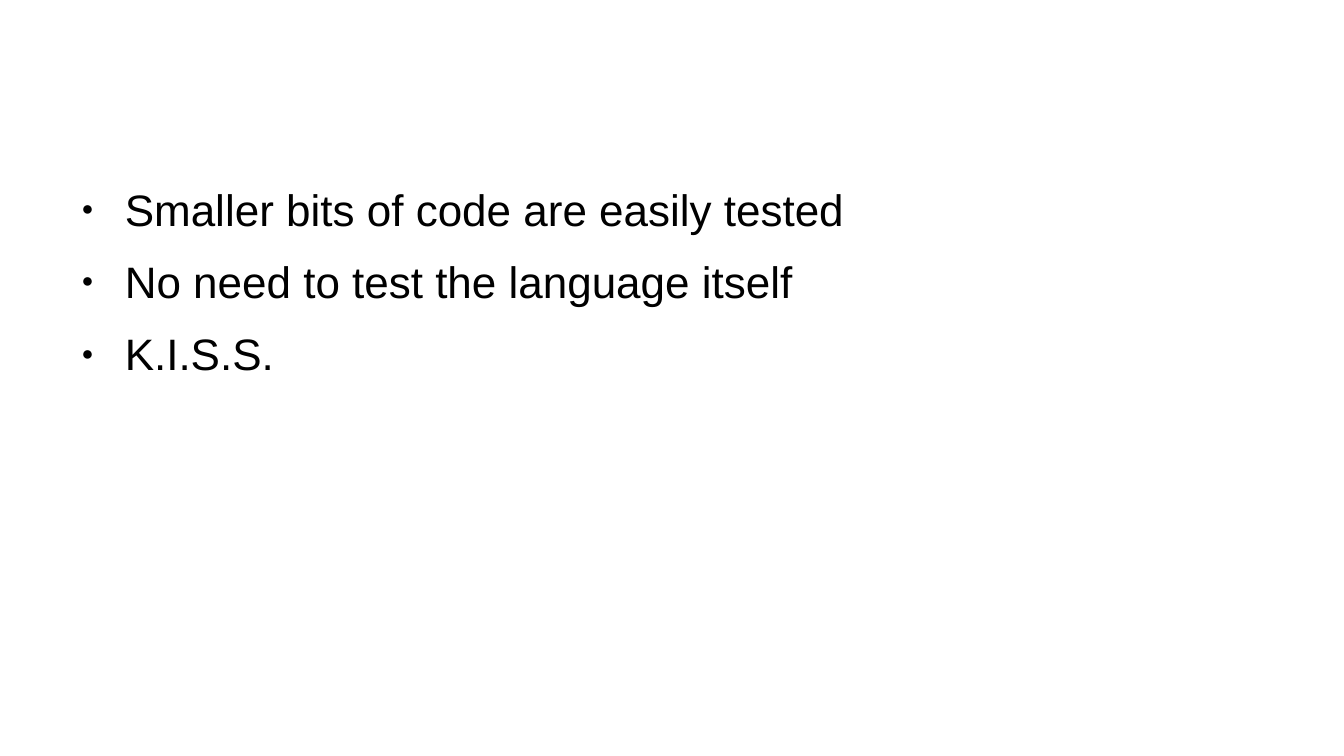
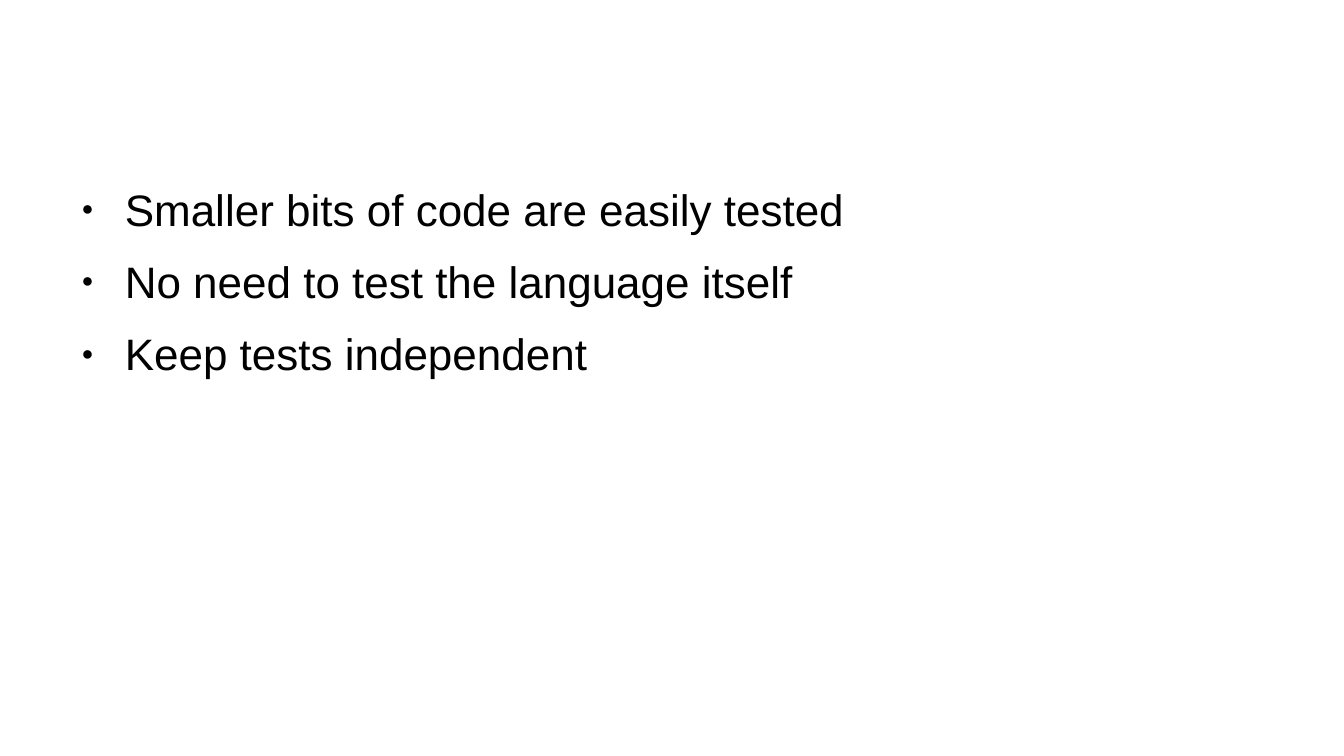
Before and after one commit to russoz/aklpug-testing-python-code, a slide deck: slide 12 of aklpug-testing-python.odp. Drawn at 1344x756 pixels with LibreOffice and Linux fonts; fonts in the diff are those of the drawing; background and template pictures are left out. Boxes give left, top, right and bottom in pixels: in the first picture for what was removed or moved away, otherwise in the second. Text is boxed around its words. In the diff, an @@ line names an element or a change of style, - is before the commit and + after.

Commit message:
update on the presentation

```diff
--- a/aklpug-testing-python.odp
+++ b/aklpug-testing-python.odp
@@ text at (x1=125, y1=338, x2=587, y2=379): text changed @@
-● K.I.S.S.
+● Keep tests independent
```
Also in this commit, not shown: 1 other slide changed, 1 slide removed.
